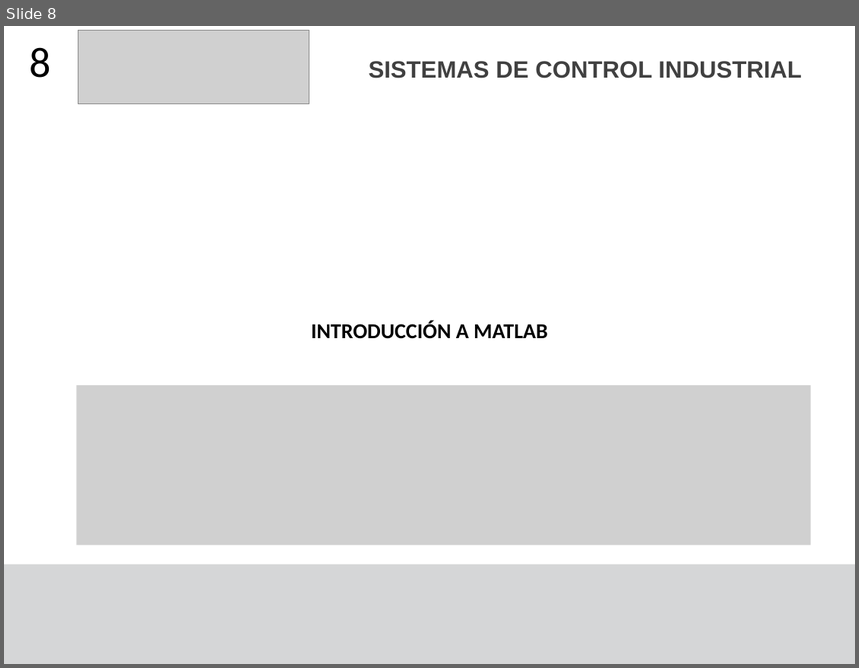
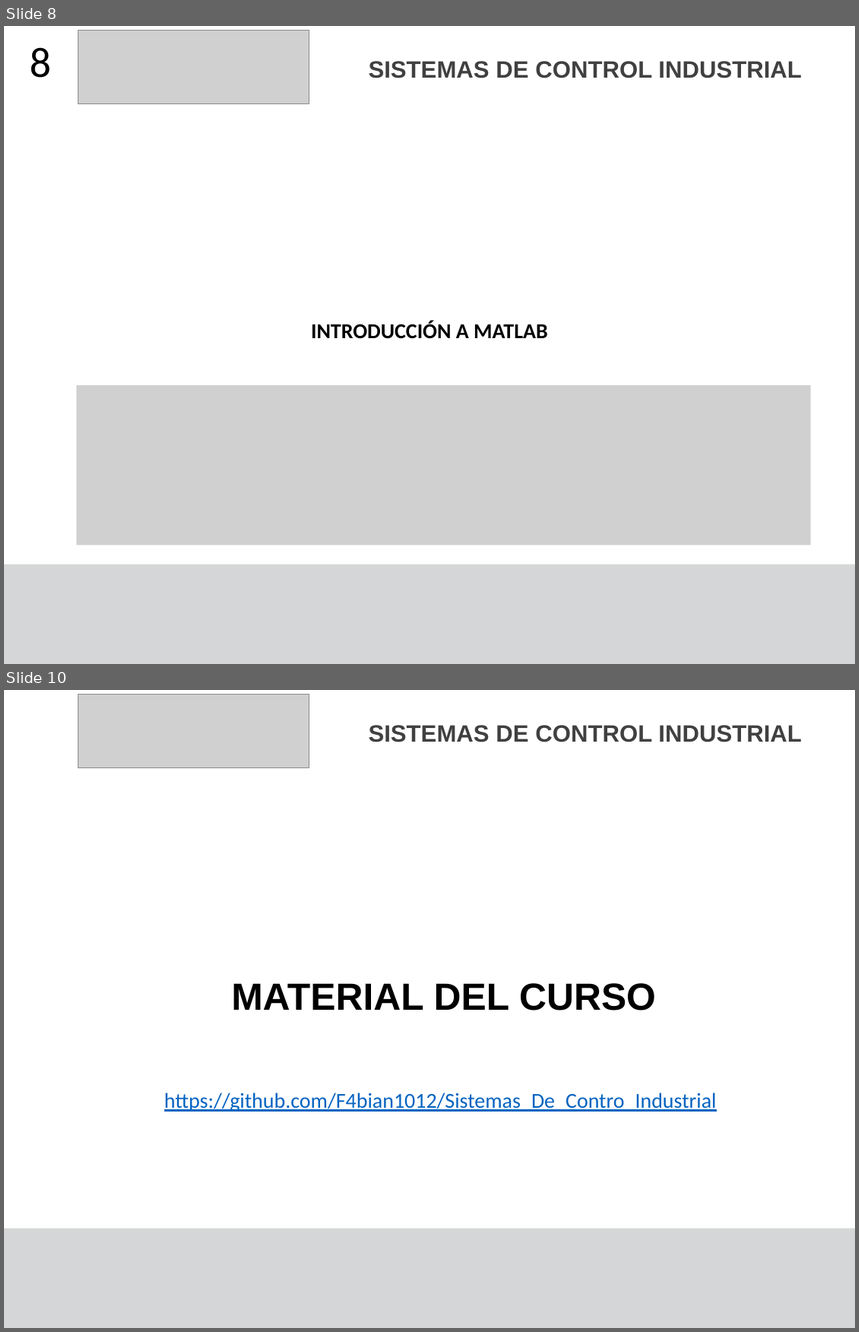
Before and after one commit to F4bian1012/Sistemas_De_Contro_Industrial, a slide deck: Lesson_2/Semana 0.pptx. Shown one above the other, each under a label of ours: slide 8 before the commit, slides 8 and 10 after it; the slides between them are not shown. The pictures are 859x668 and 859x1332 pixels, drawn with LibreOffice and Linux fonts; fonts in the diff are those of the drawing; grey boxes stand for pictures. Boxes give left, top, right and bottom in pixels: in the first picture for what was removed or moved away, otherwise in the second. Text is boxed around its words. In the diff, an @@ line names an element or a change of style, - is before the commit and + after.

```diff
--- a/Lesson_2/Semana 0.pptx
+++ b/Lesson_2/Semana 0.pptx
@@ slide 10 added at [4, 690, 855, 1328], background #FFFFFF; not listed: 1 template element that a slide beside it also shows @@
@@ picture added at [78, 695, 310, 768] @@
@@ text added at [369, 725, 802, 742], 20 pt, text #404040, bold @@
+SISTEMAS DE CONTROL INDUSTRIAL
@@ text added at [231, 983, 656, 1011], 32 pt, text #000000, bold @@
+MATERIAL DEL CURSO
@@ text added at [164, 1093, 717, 1112], 18 pt, text #0563C1, underline @@
+https://github.com/F4bian1012/Sistemas_De_Contro_Industrial
```
Also in this commit, not shown: 1 other slide added, 15 other files.
